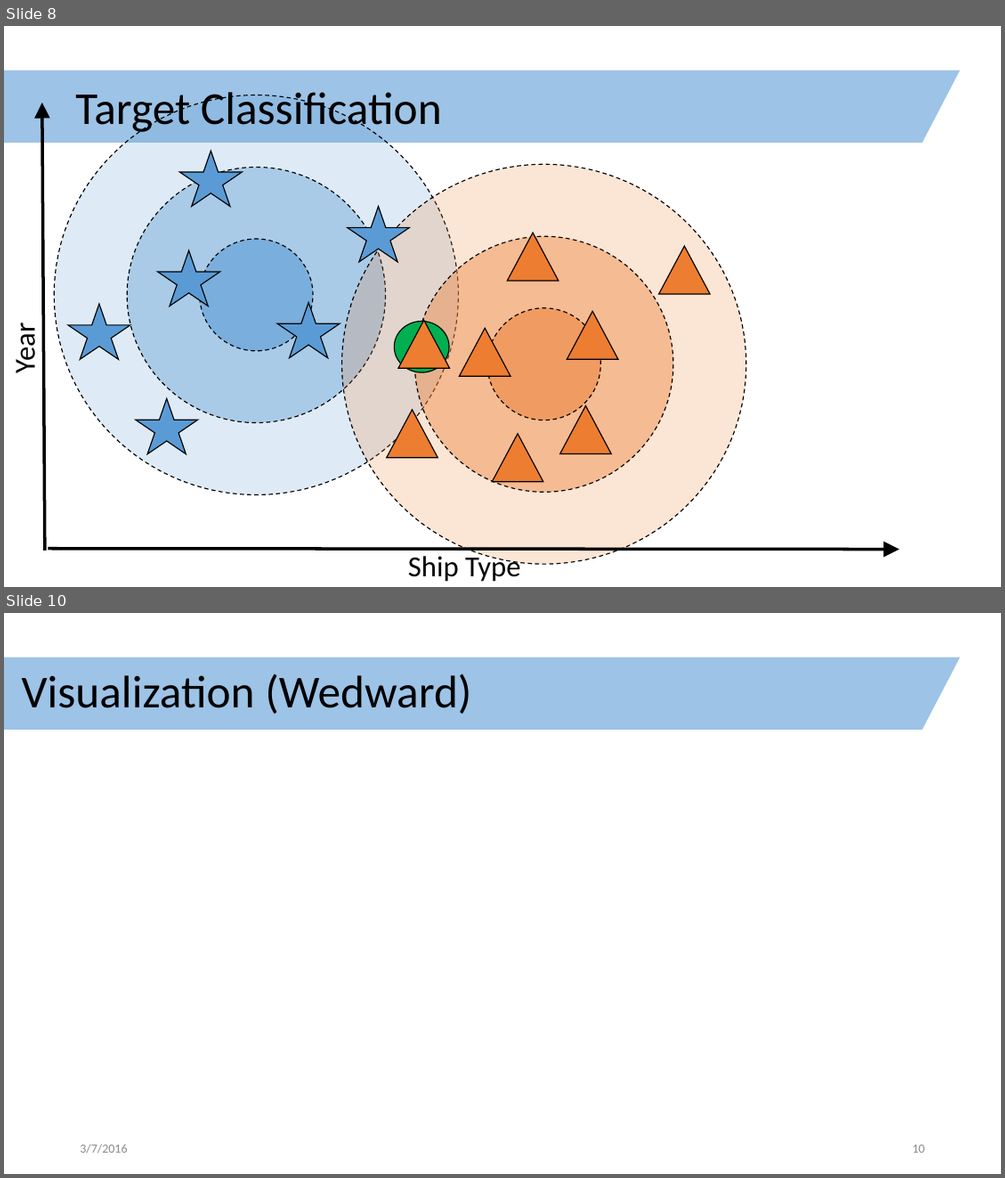
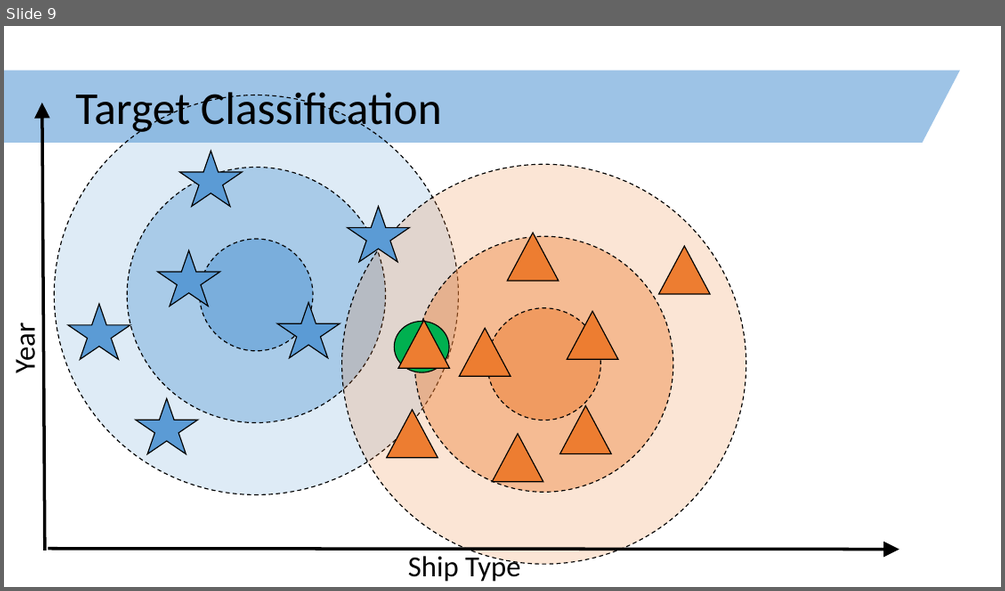
Before and after one commit to clarka34/exploringShipLogbooks, a slide deck: technology_review/technology_review.pptx. Shown one above the other, each under a label of ours: slides 8 and 10 before the commit, slide 9 after it; the slides between them are not shown. The pictures are 1005x1178 and 1005x591 pixels, drawn with LibreOffice and Linux fonts; fonts in the diff are those of the drawing. Boxes give left, top, right and bottom in pixels: in the first picture for what was removed or moved away, otherwise in the second. Text is boxed around its words. In the diff, an @@ line names an element or a change of style, - is before the commit and + after.

Commit message:
Added slides to the technology review. Copied Wedward_s slides into the review.

```diff
--- a/technology_review/technology_review.pptx
+++ b/technology_review/technology_review.pptx
@@ slide 10 removed at <box>4,613,1001,1174</box>, background #FFFFFF; not listed: 1 template element that a slide beside it also shows @@
@@ title removed at <box>22,674,471,714</box> @@
-Visualization (Wedward)
@@ text removed at <box>80,1143,127,1153</box> @@
-3/7/2016
@@ page number removed at <box>912,1144,924,1152</box> @@
-10
@@ what was slide 8 is now slide 9 @@
```
Also in this commit, not shown: 6 slides changed, 7 slides added, 2 other slides removed.
